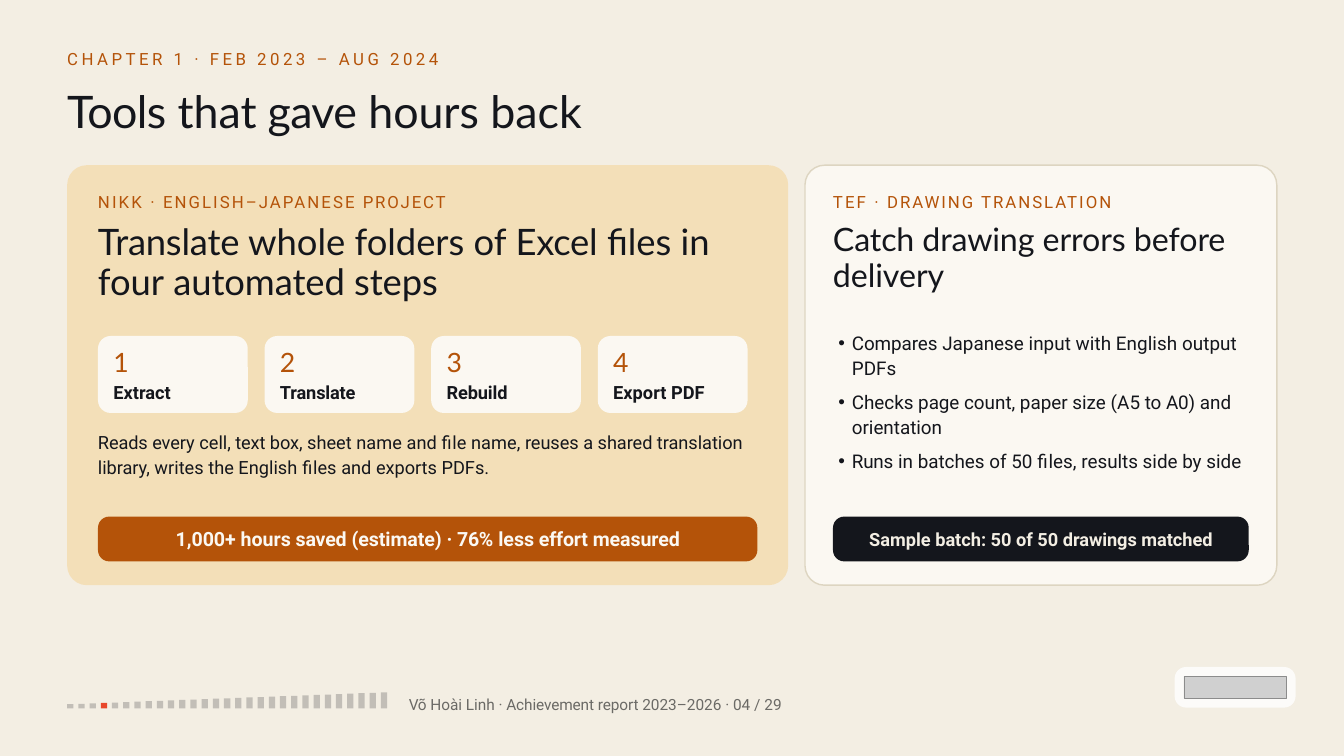
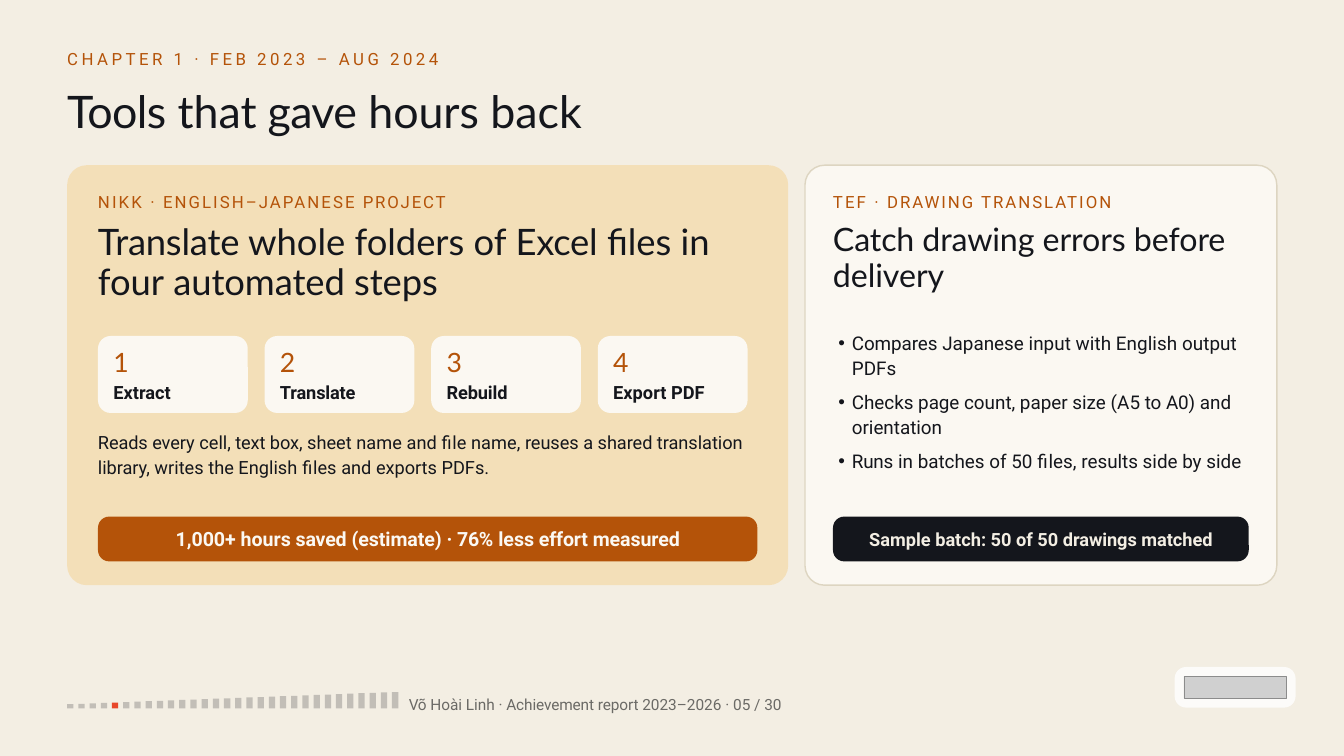
Before and after one commit to vohoailinh90/Multiple-report, a slide deck: slide 5 of reports/achievement-2023-2026/Linh_Vo_3-Year_Achievement_Report.pptx (slide 4 before the commit). Drawn at 1344x756 pixels with LibreOffice and Linux fonts; fonts in the diff are those of the drawing; grey boxes stand for pictures. Boxes give left, top, right and bottom in pixels: in the first picture for what was removed or moved away, otherwise in the second. Text is boxed around its words. In the diff, an @@ line names an element or a change of style, - is before the commit and + after.

```diff
--- a/reports/achievement-2023-2026/Linh_Vo_3-Year_Achievement_Report.pptx
+++ b/reports/achievement-2023-2026/Linh_Vo_3-Year_Achievement_Report.pptx
@@ rectangle at <box>101,703,107,708</box>: fill #E8472B to #14161C at 22% opacity @@
@@ rectangle at <box>112,702,118,708</box>: fill #14161C at 22% opacity to #E8472B @@
@@ rectangle added at <box>392,692,398,708</box>, fill #14161C at 22% opacity @@
@@ text at <box>409,698,781,713</box>: text changed @@
-Võ Hoài Linh · Achievement report 2023–2026 · 04 / 29
+Võ Hoài Linh · Achievement report 2023–2026 · 05 / 30
```
Also in this commit, not shown: 27 other slides changed, 1 slide added, 2 other files.
